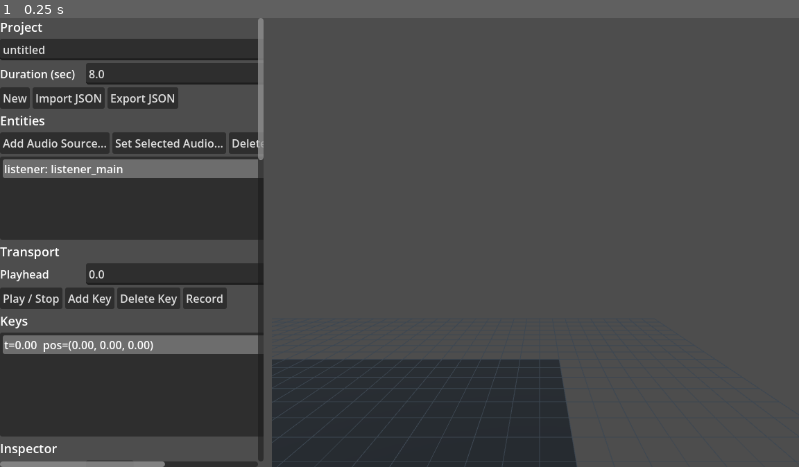
Above: before the commit, frame 1.
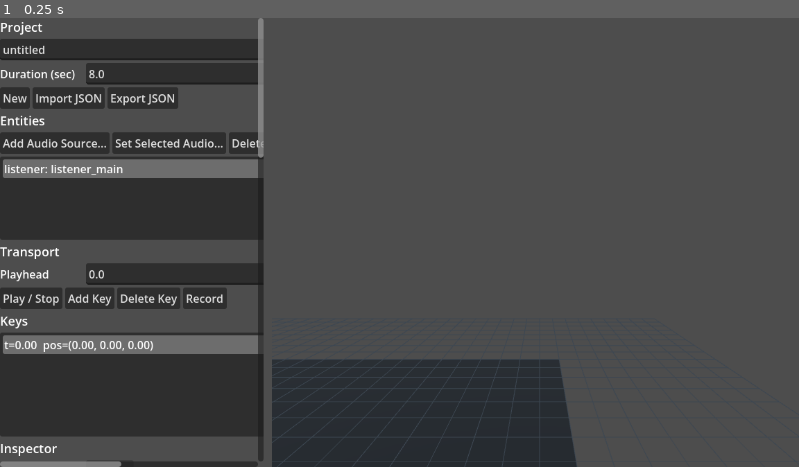
Above: after the commit, the same moment.

Repository: sw93song/spatial-composer
Game: Godot game, scene res://scenes/Main.tscn
The game is run twice, just before and just after one commit, with the same random seed, the same clock (stepped at 60 frames per second) and the same inputs.
Inputs:
- Up to frame 1 (0.25 s): no input

The runs differ from the first frame. In frame 1, less than 0.1% of the frame differs, in the area x 15-34%, y 30-100%.

Commit message:
Add in-app render and preview controls

Diff:
--- a/apps/gesture_tool_godot/scripts/Main.gd
+++ b/apps/gesture_tool_godot/scripts/Main.gd
@@ -38,15 +38,18 @@
 var _live_sync_checkbox
 var _live_sync_host_edit
 var _live_sync_port_spin
+var _renderer_executable_edit
 var _live_sync_output_edit
 var _live_sync_hint_label
 var _status_label
 var _live_sync_status_label
 var _help_label
 var _local_preview_player
+var _rendered_preview_player
 var _import_dialog
 var _export_dialog
 var _audio_dialog
+var _renderer_dialog
 var _audio_dialog_mode = ""
 var _last_status_message = "Ready"
 var _last_live_sync_message = "Live sync idle"
@@ -270,6 +273,10 @@
 	_live_sync_port_spin.value = 49090
 	_live_sync_port_spin.value_changed.connect(_on_live_sync_endpoint_changed)
 	sidebar_body.add_child(_labeled_row("Port", _live_sync_port_spin))
+	_renderer_executable_edit = LineEdit.new()
+	_renderer_executable_edit.text = _default_renderer_executable_path()
+	_renderer_executable_edit.placeholder_text = "Path to spatial_preview_cli(.exe)"
+	sidebar_body.add_child(_labeled_row("Renderer CLI", _renderer_executable_edit))
 	_live_sync_output_edit = LineEdit.new()
 	_live_sync_output_edit.text = "build/windows-vs2026/live_preview.wav"
 	sidebar_body.add_child(_labeled_row("Output WAV", _live_sync_output_edit))
@@ -278,6 +285,22 @@
 	live_sync_send_button.pressed.connect(_on_send_snapshot_pressed)
 	sidebar_body.add_child(live_sync_send_button)
 	var live_sync_tools := HBoxContainer.new()
+	var browse_renderer_button := Button.new()
+	browse_renderer_button.text = "Browse Renderer..."
+	browse_renderer_button.pressed.connect(_on_browse_renderer_pressed)
+	live_sync_tools.add_child(browse_renderer_button)
+	var render_now_button := Button.new()
+	render_now_button.text = "Render Now"
+	render_now_button.pressed.connect(_on_render_now_pressed)
+	live_sync_tools.add_child(render_now_button)
+	var play_rendered_button := Button.new()
+	play_rendered_button.text = "Play Rendered Preview"
+	play_rendered_button.pressed.connect(_on_play_rendered_preview_pressed)
+	live_sync_tools.add_child(play_rendered_button)
+	var stop_rendered_button := Button.new()
+	stop_rendered_button.text = "Stop Rendered Preview"
+	stop_rendered_button.pressed.connect(_on_stop_rendered_preview_pressed)
+	live_sync_tools.add_child(stop_rendered_button)
 	var open_output_folder_button := Button.new()
 	open_output_folder_button.text = "Open Output Folder"
 	open_output_folder_button.pressed.connect(_on_open_output_folder_pressed)
@@ -285,7 +308,7 @@
 	sidebar_body.add_child(live_sync_tools)
 	_live_sync_hint_label = Label.new()
 	_live_sync_hint_label.autowrap_mode = TextServer.AUTOWRAP_WORD_SMART
-	_live_sync_hint_label.text = "Renderer command: spatial_preview_cli tcp-render <output.wav> 49090. If Godot runs on Windows and the renderer runs inside WSL2, use the WSL IP instead of 127.0.0.1."
+	_live_sync_hint_label.text = "Use Render Now for one-shot preview, or Send Snapshot for the live TCP renderer. If Godot runs on Windows and the renderer runs inside WSL2, use the WSL IP instead of 127.0.0.1."
 	sidebar_body.add_child(_live_sync_hint_label)
 
 	sidebar_body.add_child(_make_section_label("Status"))
@@ -298,7 +321,7 @@
 
 	_help_label = Label.new()
 	_help_label.autowrap_mode = TextServer.AUTOWRAP_WORD_SMART
-	_help_label.text = "Shortcuts: Space play, K add key, R record, M orbit. In the 3D view, left click selects and drag moves on the ground plane."
+	_help_label.text = "Shortcuts: Space play, K add key, R record, M orbit. In the 3D view, left click selects and drag moves on the ground plane. Use Play Selected Audio Now for raw source audio and Play Rendered Preview for the native renderer output."
 	sidebar_body.add_child(_help_label)
 
 	var viewport_container := SubViewportContainer.new()
@@ -344,8 +367,20 @@
 	_audio_dialog.file_selected.connect(_on_audio_file_selected)
 	add_child(_audio_dialog)
 
+	_renderer_dialog = FileDialog.new()
+	_renderer_dialog.file_mode = FileDialog.FILE_MODE_OPEN_FILE
+	_renderer_dialog.access = FileDialog.ACCESS_FILESYSTEM
+	_renderer_dialog.filters = PackedStringArray([
+		"*.exe ; Windows Executable",
+		"spatial_preview_cli ; CLI Renderer"
+	])
+	_renderer_dialog.file_selected.connect(_on_renderer_file_selected)
+	add_child(_renderer_dialog)
+
 	_local_preview_player = AudioStreamPlayer.new()
 	add_child(_local_preview_player)
+	_rendered_preview_player = AudioStreamPlayer.new()
+	add_child(_rendered_preview_player)
 
 	call_deferred("_on_resized")
 	_update_record_button()
@@ -867,8 +902,93 @@
 	_configure_live_sync()
 
 
+func _on_browse_renderer_pressed():
+	if _renderer_dialog == null:
+		return
+	_renderer_dialog.popup_centered_ratio()
+
+
+func _on_renderer_file_selected(path):
+	if _renderer_executable_edit == null:
+		return
+	_renderer_executable_edit.text = path
+	_set_status_message("Renderer CLI set: %s" % path)
+
+
 func _on_send_snapshot_pressed():
 	_send_live_snapshot()
+
+
+func _on_render_now_pressed():
+	if _renderer_executable_edit == null:
+		return
+	var renderer_path = _resolve_renderer_executable_path(_renderer_executable_edit.text.strip_edges())
+	if renderer_path.is_empty():
+		_set_status_message("Set the renderer CLI path first.")
+		return
+	if not FileAccess.file_exists(renderer_path):
+		_set_status_message("Renderer CLI not found: %s" % renderer_path)
+		return
+
+	var output_path = _resolve_output_path(_live_sync_output_edit.text.strip_edges())
+	var output_dir = output_path.get_base_dir()
+	if output_dir.is_empty():
+		_set_status_message("Output WAV path is empty.")
+		return
+	DirAccess.make_dir_recursive_absolute(output_dir)
+
+	var temp_project_path = _write_temp_render_project()
+	if temp_project_path.is_empty():
+		_set_status_message("Could not write temp render project.")
+		return
+
+	var process_output: Array = []
+	var exit_code = OS.execute(
+		renderer_path,
+		PackedStringArray(["render", temp_project_path, output_path]),
+		process_output,
+		true,
+		false
+	)
+	if exit_code != 0:
+		var render_error = ""
+		if not process_output.is_empty():
+			render_error = str(process_output[0]).strip_edges()
+		_last_live_sync_message = "Render failed: %s" % renderer_path.get_file()
+		_set_status_message("Render failed (%d): %s" % [exit_code, render_error])
+		return
+
+	_last_live_sync_message = "Rendered preview: %s" % output_path
+	_set_status_message("Render complete: %s" % output_path.get_file())
+
+
+func _on_play_rendered_preview_pressed():
+	if _rendered_preview_player == null:
+		return
+	var output_path = _resolve_output_path(_live_sync_output_edit.text.strip_edges())
+	if output_path.is_empty() or not FileAccess.file_exists(output_path):
+		_set_status_message("Rendered WAV not found: %s" % output_path)
+		return
+	var stream = AudioStreamWAV.load_from_file(output_path)
+	if stream == null:
+		_set_status_message("Could not load rendered WAV: %s" % output_path)
+		return
+	if _local_preview_player != null:
+		_local_preview_player.stop()
+	_rendered_preview_player.stop()
+	_rendered_preview_player.stream = stream
+	_rendered_preview_player.volume_db = 0.0
+	_rendered_preview_player.play()
+	_last_live_sync_message = "Rendered preview playing: %s" % output_path.get_file()
+	_set_status_message("Playing rendered preview.")
+
+
+func _on_stop_rendered_preview_pressed():
+	if _rendered_preview_player == null:
+		return
+	_rendered_preview_player.stop()
+	_last_live_sync_message = "Rendered preview stopped"
+	_set_status_message("Rendered preview stopped.")
 
 
 func _on_open_output_folder_pressed():
@@ -948,6 +1068,8 @@
 	if stream == null:
 		_set_status_message("Could not load WAV: %s" % resolved_path)
 		return
+	if _rendered_preview_player != null:
+		_rendered_preview_player.stop()
 	_local_preview_path = resolved_path
 	_local_preview_player.stop()
 	_local_preview_player.stream = stream
@@ -1024,6 +1146,57 @@
 	return repo_root.path_join(normalized)
 
 
+func _default_renderer_executable_path():
+	var project_root = ProjectSettings.globalize_path("res://").replace("\\", "/").trim_suffix("/")
+	var repo_root = project_root.get_base_dir().get_base_dir().replace("\\", "/")
+	var executable_dir = OS.get_executable_path().replace("\\", "/").get_base_dir()
+	var candidates := PackedStringArray([
+		repo_root.path_join("build/windows-vs2026/apps/spatial_preview_cli/Release/spatial_preview_cli.exe"),
+		repo_root.path_join("build/windows-ninja/apps/spatial_preview_cli/spatial_preview_cli.exe"),
+		repo_root.path_join("build/apps/spatial_preview_cli/spatial_preview_cli"),
+		executable_dir.path_join("spatial_preview_cli.exe"),
+		executable_dir.path_join("spatial_preview_cli")
+	])
+	for candidate in candidates:
+		if FileAccess.file_exists(candidate):
+			return candidate
+	return candidates[0]
+
+
+func _resolve_renderer_executable_path(path):
+	var normalized = path.replace("\\", "/")
+	if normalized.is_empty():
+		return ""
+	if normalized.contains(":/") or normalized.begins_with("/"):
+		return normalized
+	var project_root = ProjectSettings.globalize_path("res://").replace("\\", "/").trim_suffix("/")
+	var repo_root = project_root.get_base_dir().get_base_dir().replace("\\", "/")
+	return repo_root.path_join(normalized)
+
+
+func _make_render_project_dict() -> Dictionary:
+	var render_dict = _project_model.to_dict()
+	var render_sources: Array = []
+	for source_value in render_dict.get("sources", []):
+		if not (source_value is Dictionary):
+			continue
+		var source = source_value.duplicate(true)
+		var source_asset = str(source.get("audio_asset", ""))
+		source["audio_asset"] = _resolve_audio_asset_path(source_asset)
+		render_sources.append(source)
+	render_dict["sources"] = render_sources
+	return render_dict
+
+
+func _write_temp_render_project():
+	var temp_project_path = ProjectSettings.globalize_path("user://spatial_composer_render_project.json")
+	var file = FileAccess.open(temp_project_path, FileAccess.WRITE)
+	if file == null:
+		return ""
+	file.store_string(JSON.stringify(_make_render_project_dict(), "\t"))
+	return temp_project_path
+
+
 func _sync_local_preview():
 	if _local_preview_player == null:
 		return
Not shown, changed: README.md
